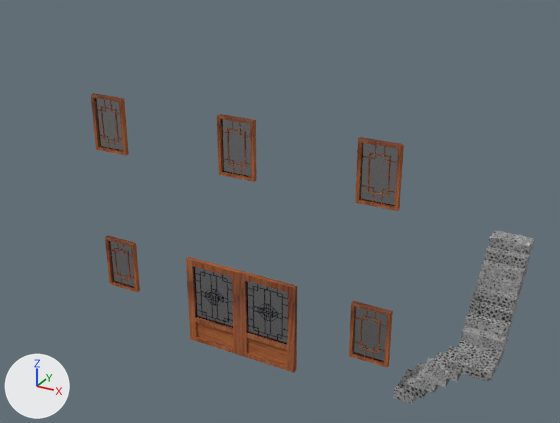
Two versions of the Blender file Blender/door.blend, one commit apart.
Camera for both pictures: a 50 mm lens placed at (7.49, -11.76, 9.59), pointed at (-0.17, 2.16, 2.63). Lighting does not change. The marker at lower left points along +X, +Y and +Z. The same objects are shown in both versions, whatever each file hides.

Names of what the first picture shows: 'House_door_left.001', 'House_door_right.001', 'House_stair.001', 'House_window.001', 'House_window.002', 'House_window.003', 'House_window.004', 'House_window.005'.
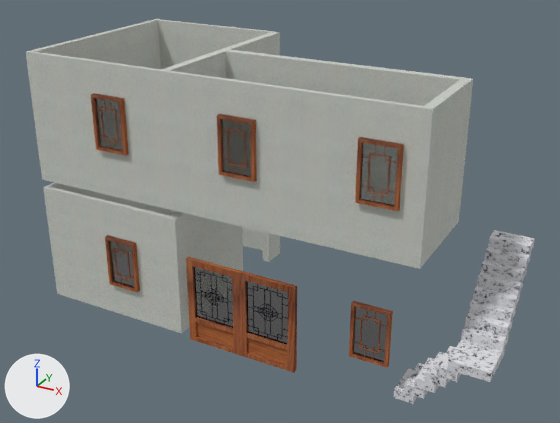
What the commit changed:
Picture 'marmor_0008_c.jpg' (img_marmor_0008_c_jpg) is new.
Picture 'wall.jpg' (img_wall_jpg) is new.
Material 'Stair' (mat_stair) changes its picture from img_black_and_white_black_and_white_design_978504_jpg to img_marmor_0008_c_jpg.
Material 'InDoorWall' (mat_indoorwall) is new.
Its texture is img_wall_jpg.
Mesh me_cube_021 is new.
It has 80 vertices, 70 faces, 1 loose edge and spans x -1.12..2.6, y -0.19..4.39, z 0.1..2.91.
It uses material mat_indoorwall (picture img_wall_jpg).
Mesh me_cube_030 is new.
It has 224 vertices, 186 faces, 1 loose edge and spans x -1.12..7.96, y -0.19..4.39, z 0.1..3.04.
It uses material mat_indoorwall (picture img_wall_jpg).
Object 'Cube.003' (ob_cube_003) is new; it shows me_cube_021.
Its location is (-4.2, 0.38, 0.0).
Object 'Cube.004' (ob_cube_004) is new; it shows me_cube_030.
Its location is (-4.2, 0.38, 3.0).

Where the change shows, as pixel boxes (x1, y1, x2, y2) in the pictures (560 x 423 px):
'Cube.004', added: after (26, 19, 473, 269)
'Cube.003', added: after (43, 149, 280, 333)
'House_stair.001', surface changed: (394, 230, 535, 404) in both
